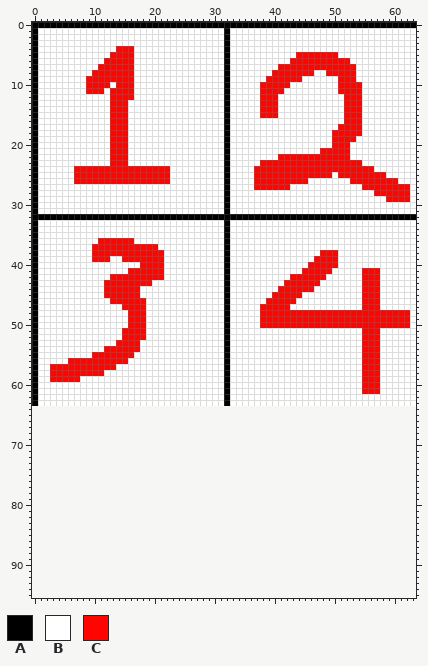
Two states of a sprite sheet, res/testSheet.png. Above: the version before the commit.
The file is 64x64 pixels. Colours within 5 levels of each other are drawn and written as one. The old version is drawn lined up with the new one, on the new canvas.
Palette (. is transparent): A #000000  B #ffffff  C #ff0400
Now the later version:
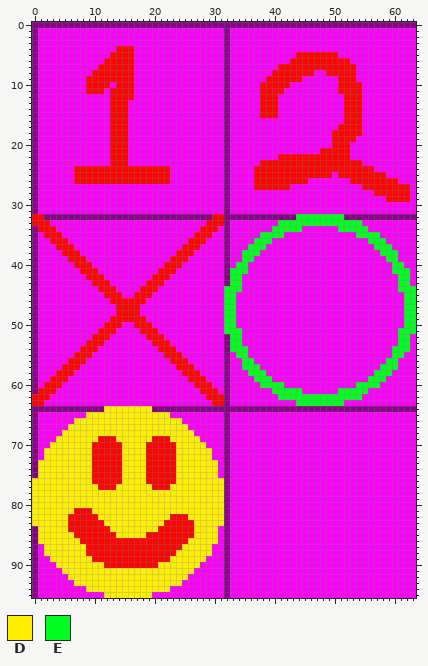
Colours new in this view: D #ffee00  E #00ff21
Edits made:
canvas 64x64 -> 64x96
colour A: #000000 -> #880088
colour B: #ffffff -> #ff00ff
Changed rows in their new state; - is a pixel that keeps its letter.
first column x 0:
32 CC----------------------------CC------------EEEEEEEE------------
33 CCC--------------------------CCC---------EEEEEEEEEEEEEE---------
34 -CCC------------------------CCC---------EEEEE------EEEEE--------
35 --CCC----------------------CCC--------EEEE------------EEEE------
36 ---CCC-----BBBBBB---------CCC--------EEE----------------EEE-----
37 ----CCC---BBBBBBBBBBB----CCC--------EEE------------------EEE----
38 -----CCC--BBBBBBBBBBBB--CCC--------EEE----------BBB-------EEE---
39 ------CCC-BBB--BBBBBBB-CCC---------EE----------BBBB--------EE---
40 -------CCC--------BBBBCCC---------EE----------BBBBB---------EE--
41 --------CCC-----BBBBB-CC---------EEE---------BBBBB-----BBB--EEE-
42 ---------CCC-BBBBBBB--C----------EE--------BBBBBB------BBB---EE-
43 ----------CC-BBBBBB-CC-----------EE-------BBBBBB-------BBB---EE-
44 -----------C--BBBBCCC-----------EEE------BBBBBB--------BBB---EEE
45 ---------------BB-CC------------EE------BBBBB----------BBB----EE
46 --------------------------------EE-----BBBBB-----------BBB----EE
47 --------------C---B-------------EE----BBBBB------------BBB----EE
48 --------------CC--B-------------EE----BBBBBBBBBBBBBBBBBBBBBBBBEE
49 -------------CCC----------------EE----BBBBBBBBBBBBBBBBBBBBBBBBEE
50 ------------CCC-B--C------------EE----BBBBBBBBBBBBBBBBBBBBBBBBEE
51 -----------CCC-BBB-CC-----------EEE--------------------BBB---EEE
52 ----------CCC--BBBBCCC-----------EE--------------------BBB---EE-
53 ---------CCC--BBBB--CCC----------EE--------------------BBB---EE-
54 --------CCC-BBBBBB---CCC---------EEE-------------------BBB--EEE-
55 -------CCCBBBBBBB-----CCC---------EE-------------------BBB--EE--
56 ---------BBBBBBB-------CCC---------EE------------------BBB-EE---
57 ---BB---BBBBBB----------CCC--------EEE-----------------BBBEEE---
58 ---B---BBBBB-------------CCC--------EEE----------------BBEEE----
59 ------BB------------------CCC--------EEE---------------BEEE-----
60 --CCC----------------------CCC--------EEEE------------EEEE------
61 -CCC------------------------CCC---------EEEEE------EEEEEBB------
62 CCC--------------------------CCC---------EEEEEEEEEEEEEE---------
63 CC----------------------------CC------------EEEEEEEE------------
64 AAAAAAAAAAAADDDDDDDDAAAAAAAAAAAAAAAAAAAAAAAAAAAAAAAAAAAAAAAAAAAA
65 ABBBBBBBBDDDDDDDDDDDDDDBBBBBBBBBABBBBBBBBBBBBBBBBBBBBBBBBBBBBBBB
66 ABBBBBBDDDDDDDDDDDDDDDDDDBBBBBBBABBBBBBBBBBBBBBBBBBBBBBBBBBBBBBB
67 ABBBBBDDDDDDDDDDDDDDDDDDDDBBBBBBABBBBBBBBBBBBBBBBBBBBBBBBBBBBBBB
68 ABBBBDDDDDDDDDDDDDDDDDDDDDDBBBBBABBBBBBBBBBBBBBBBBBBBBBBBBBBBBBB
69 ABBBDDDDDDDCCCDDDDDDCCCDDDDDBBBBABBBBBBBBBBBBBBBBBBBBBBBBBBBBBBB
70 ABBDDDDDDDCCCCCDDDDCCCCCDDDDDBBBABBBBBBBBBBBBBBBBBBBBBBBBBBBBBBB
71 ABDDDDDDDDCCCCCDDDDCCCCCDDDDDDBBABBBBBBBBBBBBBBBBBBBBBBBBBBBBBBB
72 ABDDDDDDDDCCCCCDDDDCCCCCDDDDDDBBABBBBBBBBBBBBBBBBBBBBBBBBBBBBBBB
73 ADDDDDDDDDCCCCCDDDDCCCCCDDDDDDDBABBBBBBBBBBBBBBBBBBBBBBBBBBBBBBB
74 ADDDDDDDDDCCCCCDDDDCCCCCDDDDDDDBABBBBBBBBBBBBBBBBBBBBBBBBBBBBBBB
75 ADDDDDDDDDCCCCCDDDDCCCCCDDDDDDDBABBBBBBBBBBBBBBBBBBBBBBBBBBBBBBB
76 DDDDDDDDDDCCCCCDDDDCCCCCDDDDDDDDABBBBBBBBBBBBBBBBBBBBBBBBBBBBBBB
77 DDDDDDDDDDDCCCDDDDDDCCCDDDDDDDDDABBBBBBBBBBBBBBBBBBBBBBBBBBBBBBB
78 DDDDDDDDDDDDDDDDDDDDDDDDDDDDDDDDABBBBBBBBBBBBBBBBBBBBBBBBBBBBBBB
79 DDDDDDDDDDDDDDDDDDDDDDDDDDDDDDDDABBBBBBBBBBBBBBBBBBBBBBBBBBBBBBB
80 DDDDDDDDDDDDDDDDDDDDDDDDDDDDDDDDABBBBBBBBBBBBBBBBBBBBBBBBBBBBBBB
81 DDDDDDDCCCDDDDDDDDDDDDDDDDDDDDDDABBBBBBBBBBBBBBBBBBBBBBBBBBBBBBB
82 DDDDDDCCCCCDDDDDDDDDDDDCCCDDDDDDABBBBBBBBBBBBBBBBBBBBBBBBBBBBBBB
83 DDDDDDCCCCCCDDDDDDDDDDCCCCCDDDDDABBBBBBBBBBBBBBBBBBBBBBBBBBBBBBB
84 ADDDDDCCCCCCCDDDDDDDDCCCCCCDDDDBABBBBBBBBBBBBBBBBBBBBBBBBBBBBBBB
85 ADDDDDDCCCCCCCDDDDDCCCCCCCCDDDDBABBBBBBBBBBBBBBBBBBBBBBBBBBBBBBB
86 ADDDDDDDCCCCCCCCCCCCCCCCCCDDDDDBABBBBBBBBBBBBBBBBBBBBBBBBBBBBBBB
87 ABDDDDDDDCCCCCCCCCCCCCCCCDDDDDBBABBBBBBBBBBBBBBBBBBBBBBBBBBBBBBB
88 ABDDDDDDDCCCCCCCCCCCCCCCDDDDDDBBABBBBBBBBBBBBBBBBBBBBBBBBBBBBBBB
89 ABBDDDDDDDCCCCCCCCCCCCCDDDDDDBBBABBBBBBBBBBBBBBBBBBBBBBBBBBBBBBB
90 ABBBDDDDDDDDCCCCCCCCCDDDDDDDBBBBABBBBBBBBBBBBBBBBBBBBBBBBBBBBBBB
91 ABBBBDDDDDDDDDDDDDDDDDDDDDDBBBBBABBBBBBBBBBBBBBBBBBBBBBBBBBBBBBB
92 ABBBBBDDDDDDDDDDDDDDDDDDDDBBBBBBABBBBBBBBBBBBBBBBBBBBBBBBBBBBBBB
93 ABBBBBBDDDDDDDDDDDDDDDDDDBBBBBBBABBBBBBBBBBBBBBBBBBBBBBBBBBBBBBB
94 ABBBBBBBBDDDDDDDDDDDDDDBBBBBBBBBABBBBBBBBBBBBBBBBBBBBBBBBBBBBBBB
95 ABBBBBBBBBBBDDDDDDDDBBBBBBBBBBBBABBBBBBBBBBBBBBBBBBBBBBBBBBBBBBB
Where, in picture pixels (left, top, right, bottom), the same in both pictures:
changed: (32, 22, 416, 598)
